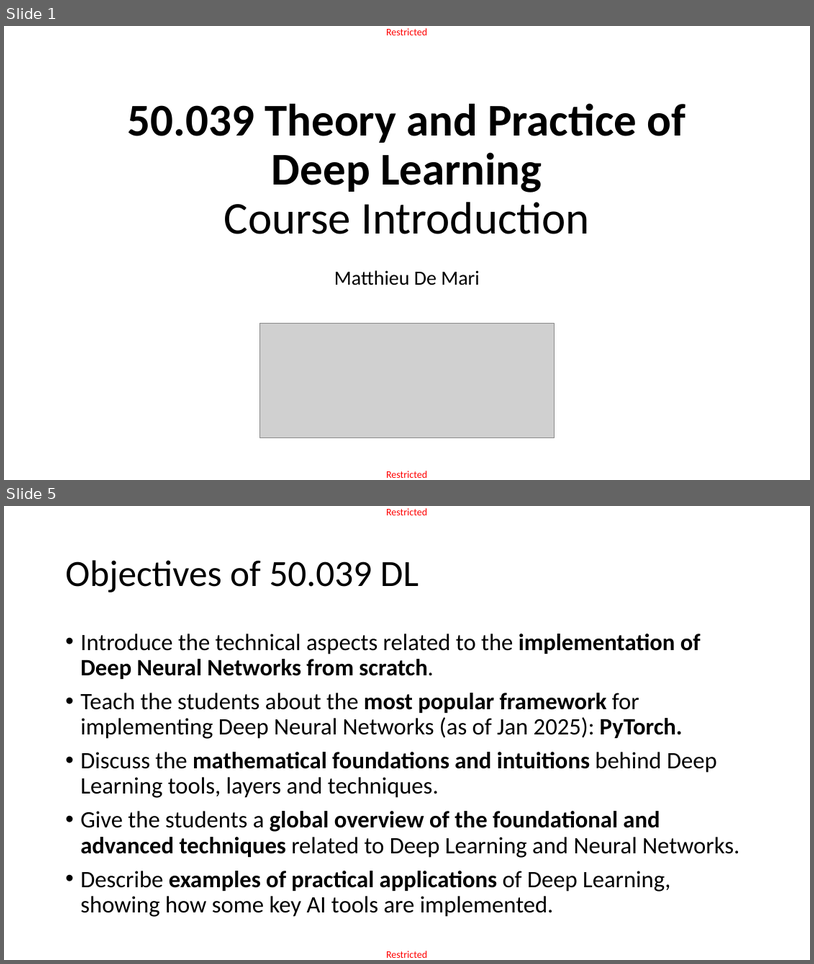
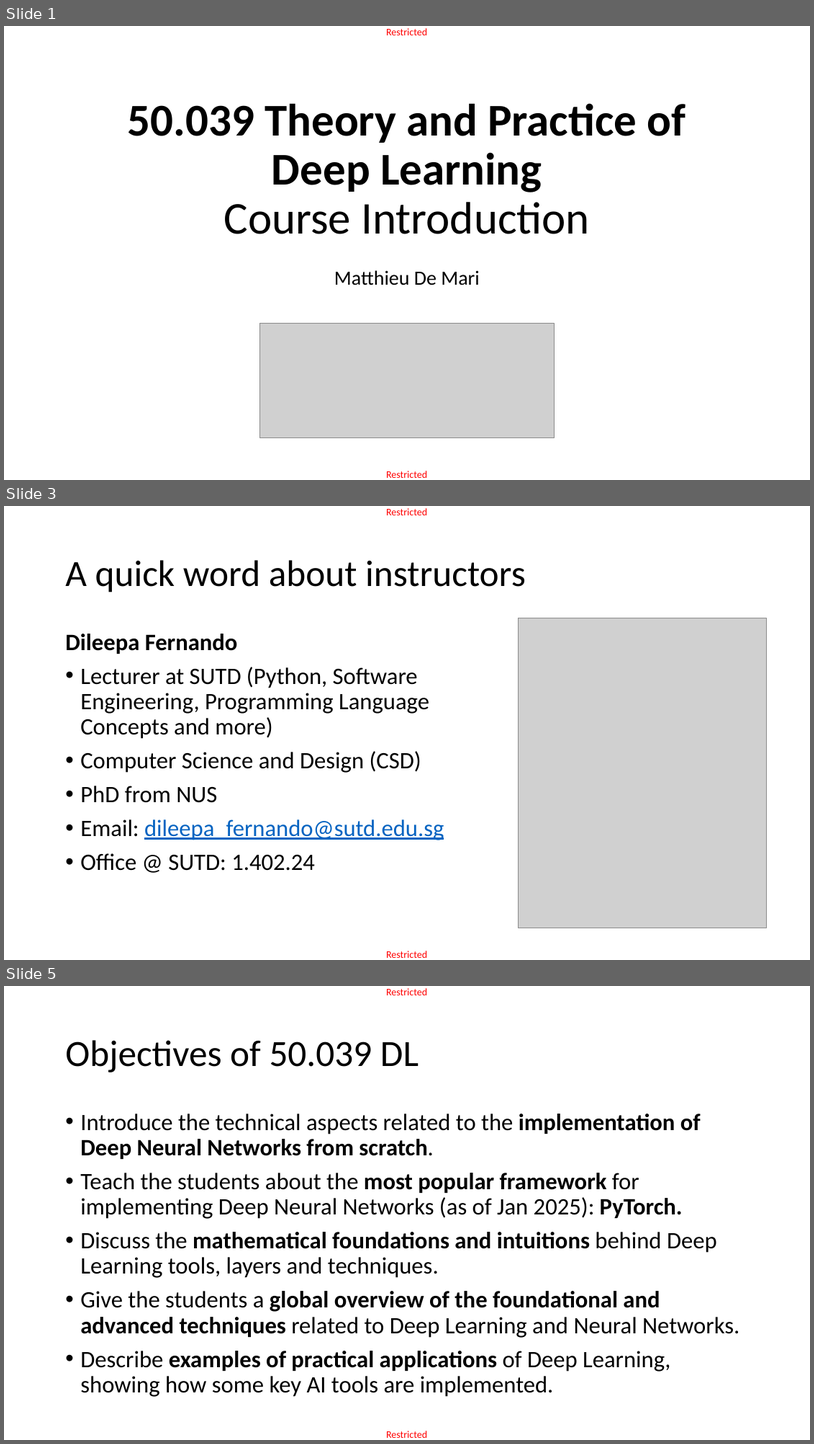
Before and after one commit to matthieudemari/SUTD_DL_50_039, a slide deck: W1/1. W1S1 final/W1S1.pptx. Shown one above the other, each under a label of ours: slides 1 and 5 before the commit, slides 1, 3 and 5 after it; the slides between them are not shown. The pictures are 814x964 and 814x1444 pixels, drawn with LibreOffice and Linux fonts; fonts in the diff are those of the drawing; grey boxes stand for pictures. Boxes give left, top, right and bottom in pixels: in the first picture for what was removed or moved away, otherwise in the second. Text is boxed around its words. In the diff, an @@ line names an element or a change of style, - is before the commit and + after.

```diff
--- a/W1/1. W1S1 final/W1S1.pptx
+++ b/W1/1. W1S1 final/W1S1.pptx
@@ slide 3 added at (4, 506, 810, 960), background #FFFFFF; not listed: 2 template elements that a slide beside it also shows @@
@@ title added at (65, 560, 526, 592), 44 pt, text #000000 @@
+A quick word about instructors
@@ text added at (65, 633, 444, 870), 28 pt, text #000000 @@
+Dileepa Fernando
+• Lecturer at SUTD (Python, Software Engineering, Programming Language Concepts and more)
+• Computer Science and Design (CSD)
+• PhD from NUS
+• Email: dileepa_fernando@sutd.edu.sg
+• Office @ SUTD: 1.402.24
@@ picture added at (519, 618, 767, 928) @@
```
Also in this commit, not shown: 2 slides changed, 1 slide removed, 5 other files.
